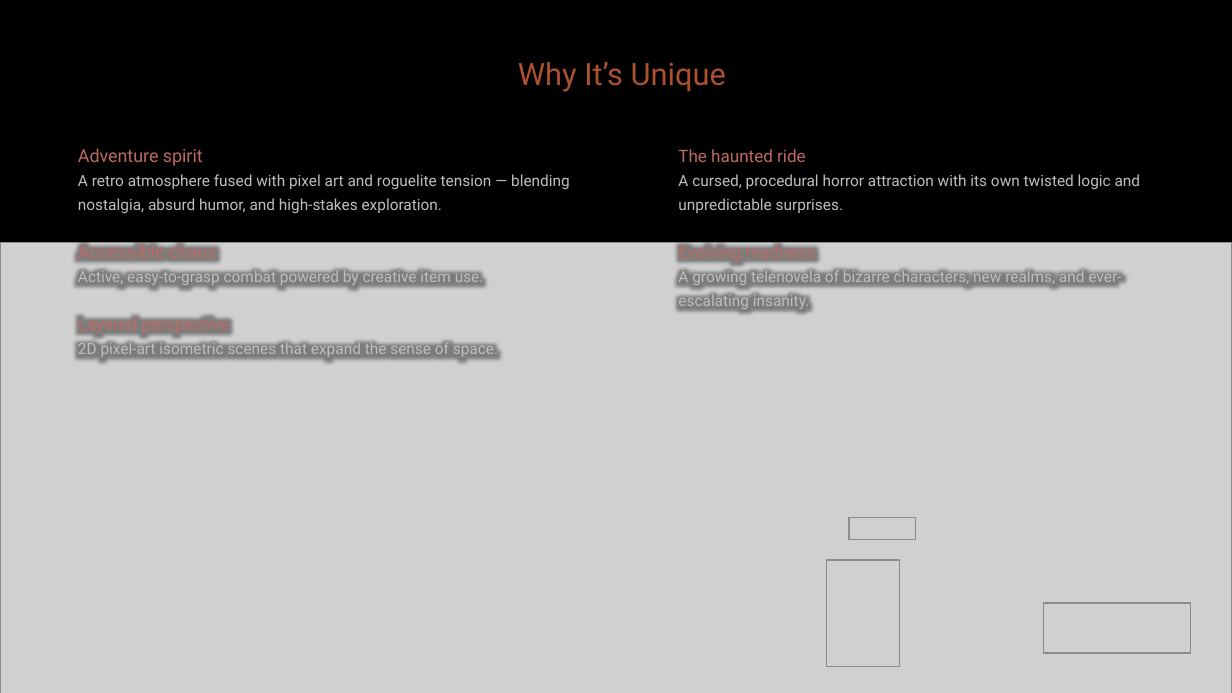
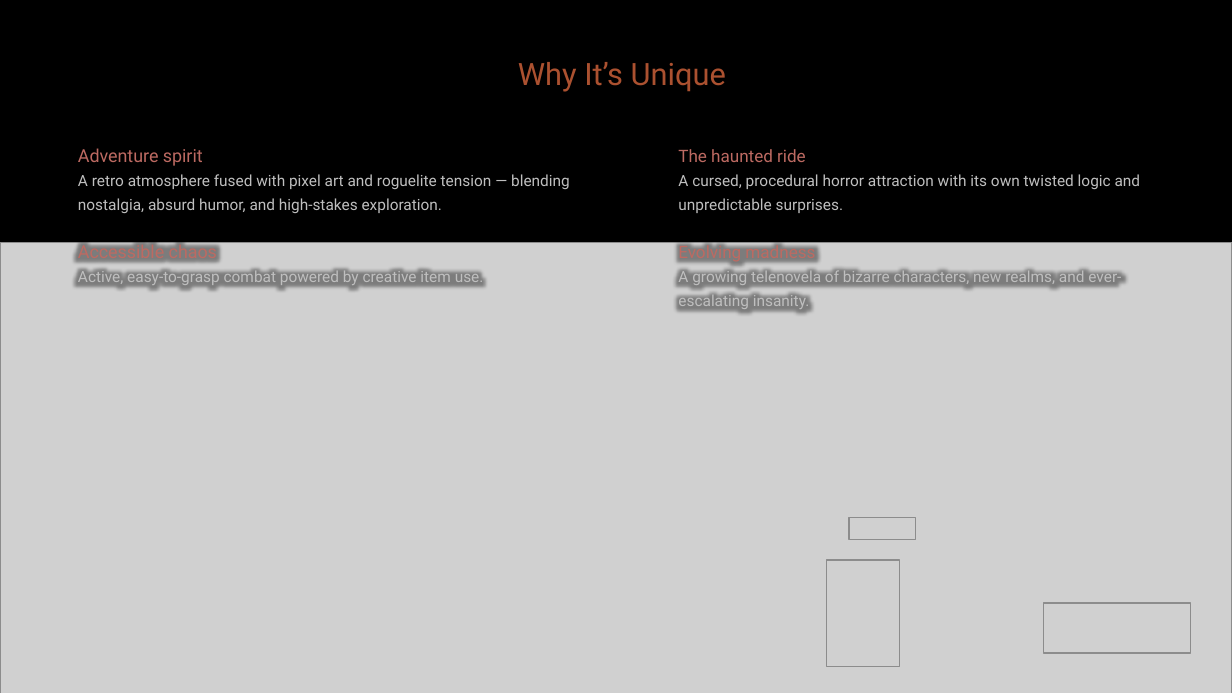
Before and after one commit to diegohcanepa/Remizione, a slide deck: slide 3 of Pitch Deck.pptx. Drawn at 1232x693 pixels with LibreOffice and Linux fonts; fonts in the diff are those of the drawing; grey boxes stand for pictures. Boxes give left, top, right and bottom in pixels: in the first picture for what was removed or moved away, otherwise in the second. Text is boxed around its words. In the diff, an @@ line names an element or a change of style, - is before the commit and + after.

```diff
--- a/Pitch Deck.pptx
+++ b/Pitch Deck.pptx
@@ text at box(78, 314, 498, 357): paragraphs removed @@
-Layered perspective
-2D pixel-art isometric scenes that expand the sense of space.
```
Also in this commit, not shown: 8 other slides changed, 1 slide added, 1 slide removed, 58 other files.
